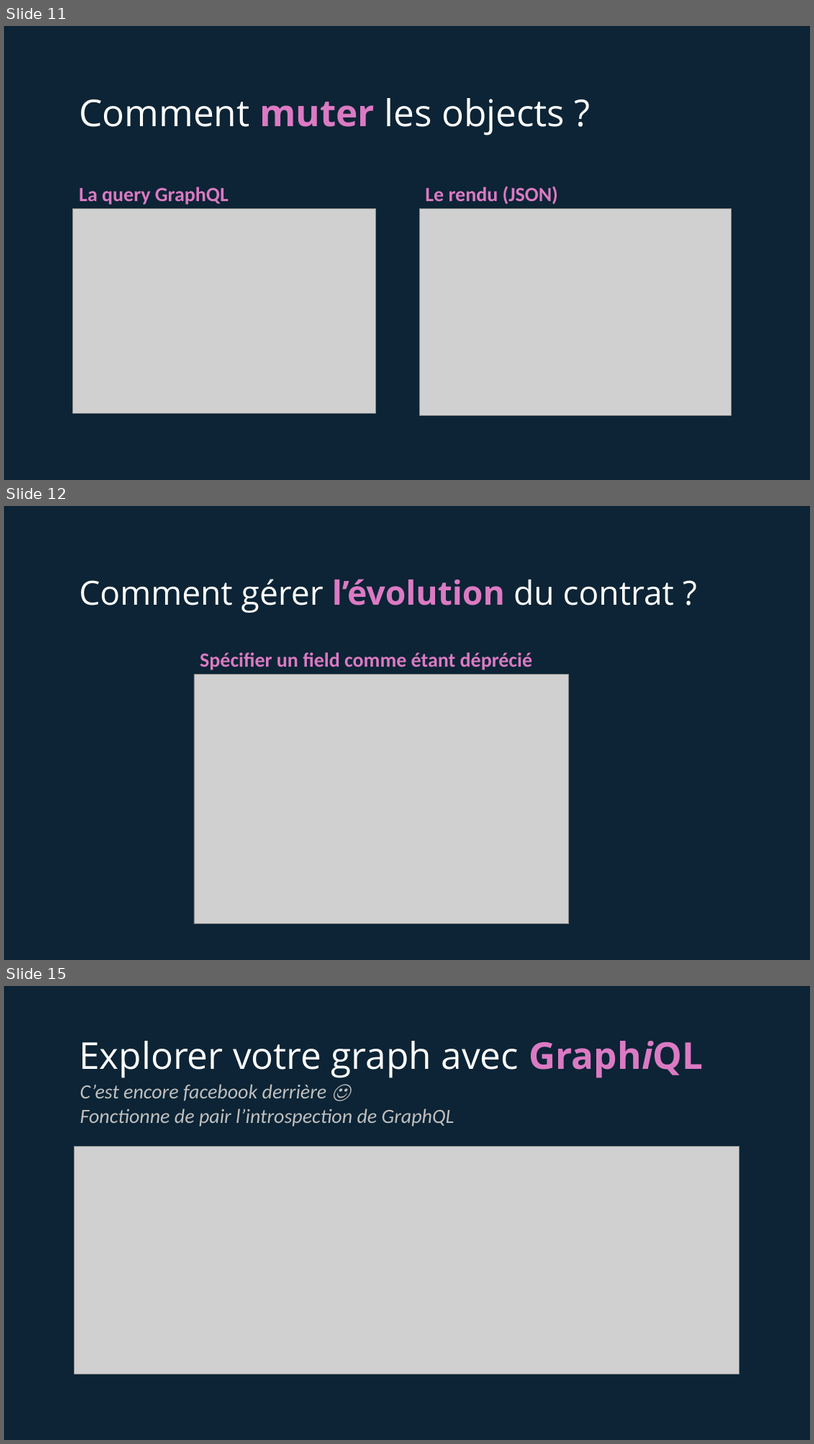
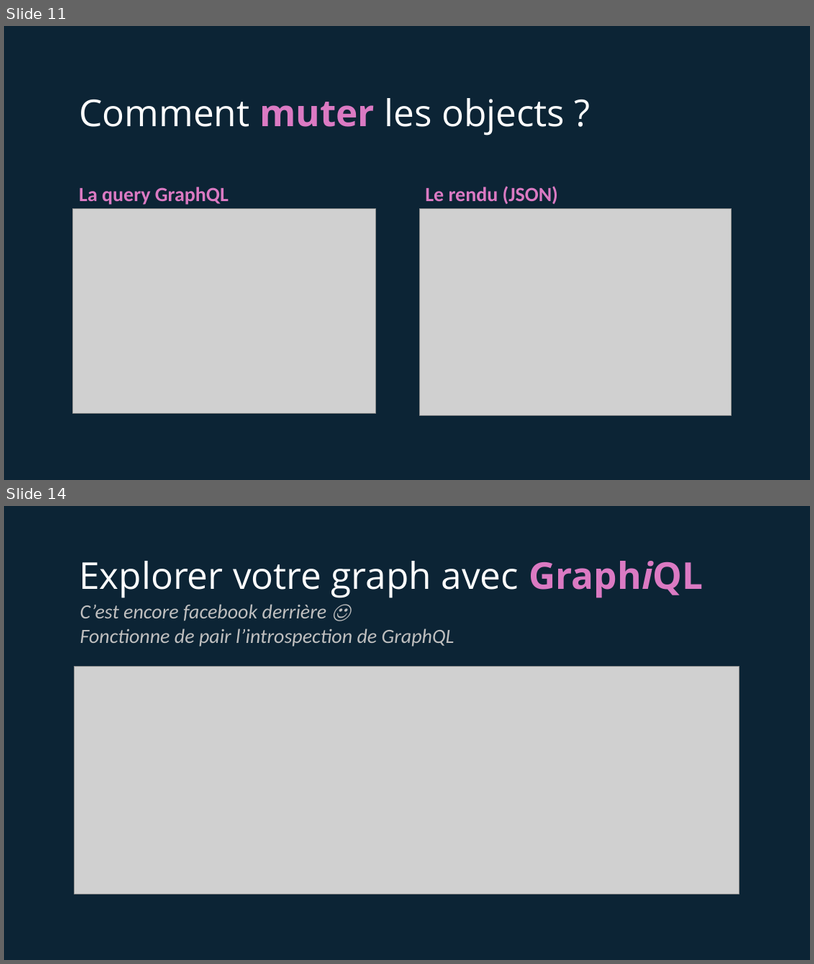
Before and after one commit to tsunammis/graphql-the-new-age-of-api, a slide deck: introduction-graphql.pptx. Shown one above the other, each under a label of ours: slides 11, 12 and 15 before the commit, slides 11 and 14 after it; the slides between them are not shown. The pictures are 814x1444 and 814x964 pixels, drawn with LibreOffice and Linux fonts; fonts in the diff are those of the drawing; grey boxes stand for pictures. Boxes give left, top, right and bottom in pixels: in the first picture for what was removed or moved away, otherwise in the second. Text is boxed around its words. In the diff, an @@ line names an element or a change of style, - is before the commit and + after.

```diff
--- a/introduction-graphql.pptx
+++ b/introduction-graphql.pptx
@@ slide 12 removed at [4, 506, 810, 960], background #0C2435 @@
@@ title removed at [79, 579, 674, 613] @@
-Comment gérer l’évolution du contrat ?
@@ text removed at [200, 652, 533, 670] @@
-Spécifier un field comme étant déprécié
@@ picture removed at [194, 674, 569, 924] @@
@@ what was slide 15 is now slide 14 @@
```
Also in this commit, not shown: 6 slides changed.
